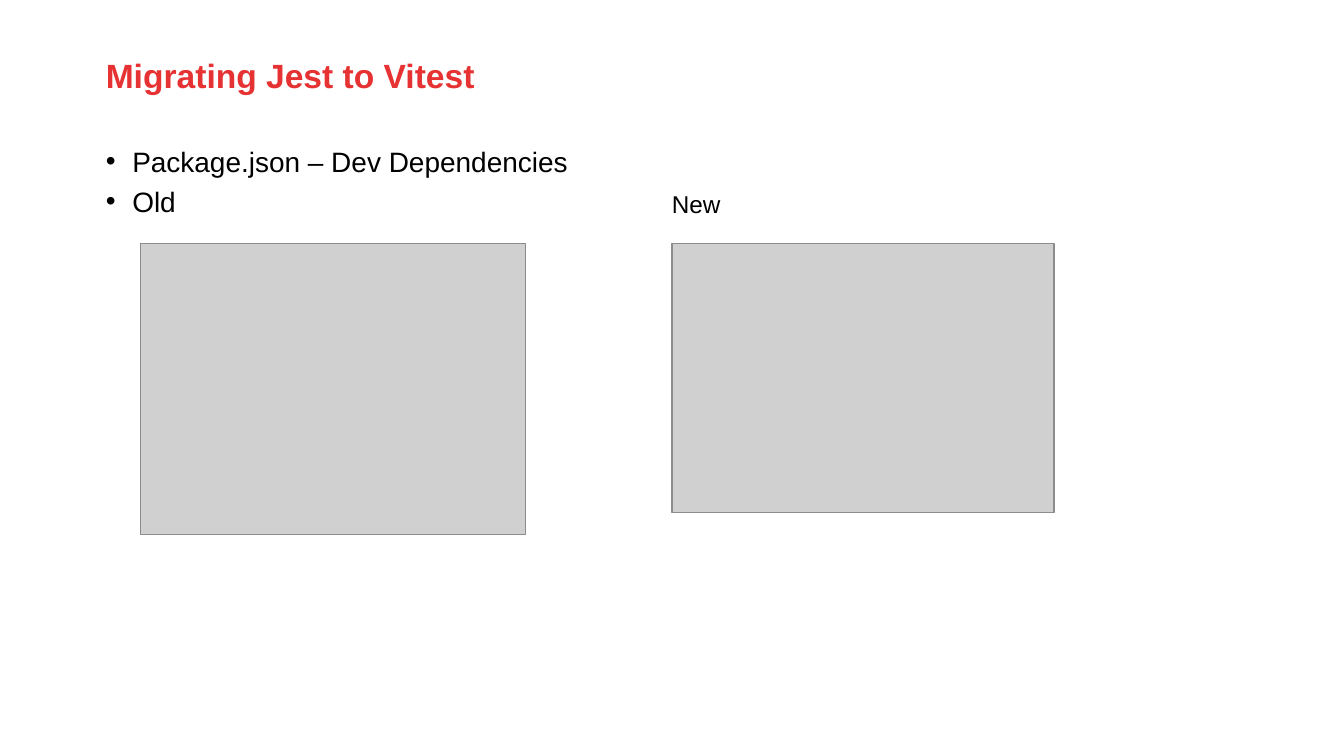
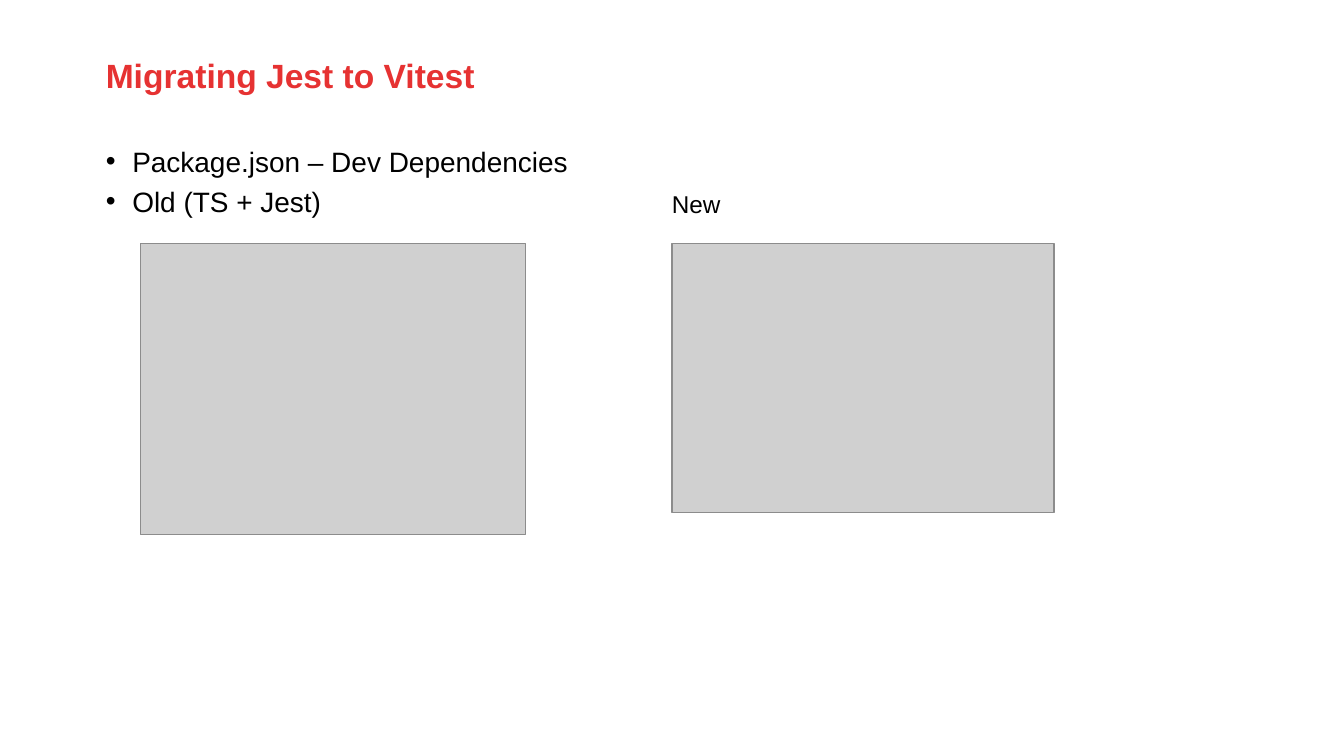
Before and after one commit to AMISConclusion/sig-typescript-unit-testing, a slide deck: slide 12 of typescript_unit_testing_with_vitest.pptx. Drawn at 1344x756 pixels with LibreOffice and Linux fonts; fonts in the diff are those of the drawing; grey boxes stand for pictures; background and template pictures are left out. Boxes give left, top, right and bottom in pixels: in the first picture for what was removed or moved away, otherwise in the second. Text is boxed around its words. In the diff, an @@ line names an element or a change of style, - is before the commit and + after.

```diff
--- a/typescript_unit_testing_with_vitest.pptx
+++ b/typescript_unit_testing_with_vitest.pptx
@@ text at box(132, 191, 321, 217): text changed @@
-• Old
+• Old (TS + Jest)
```
Also in this commit, not shown: 11 other slides changed, 1 other file.
